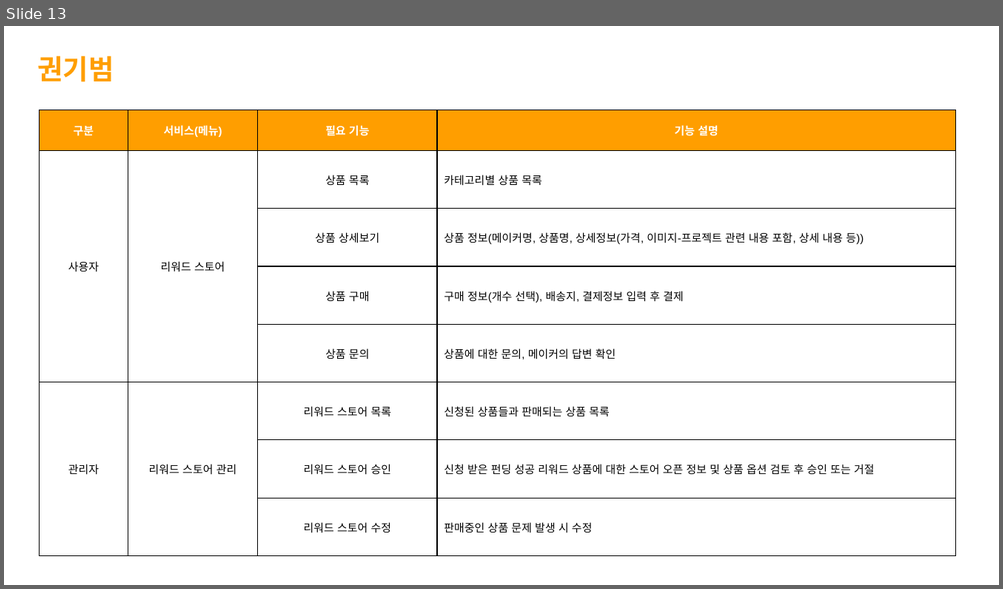
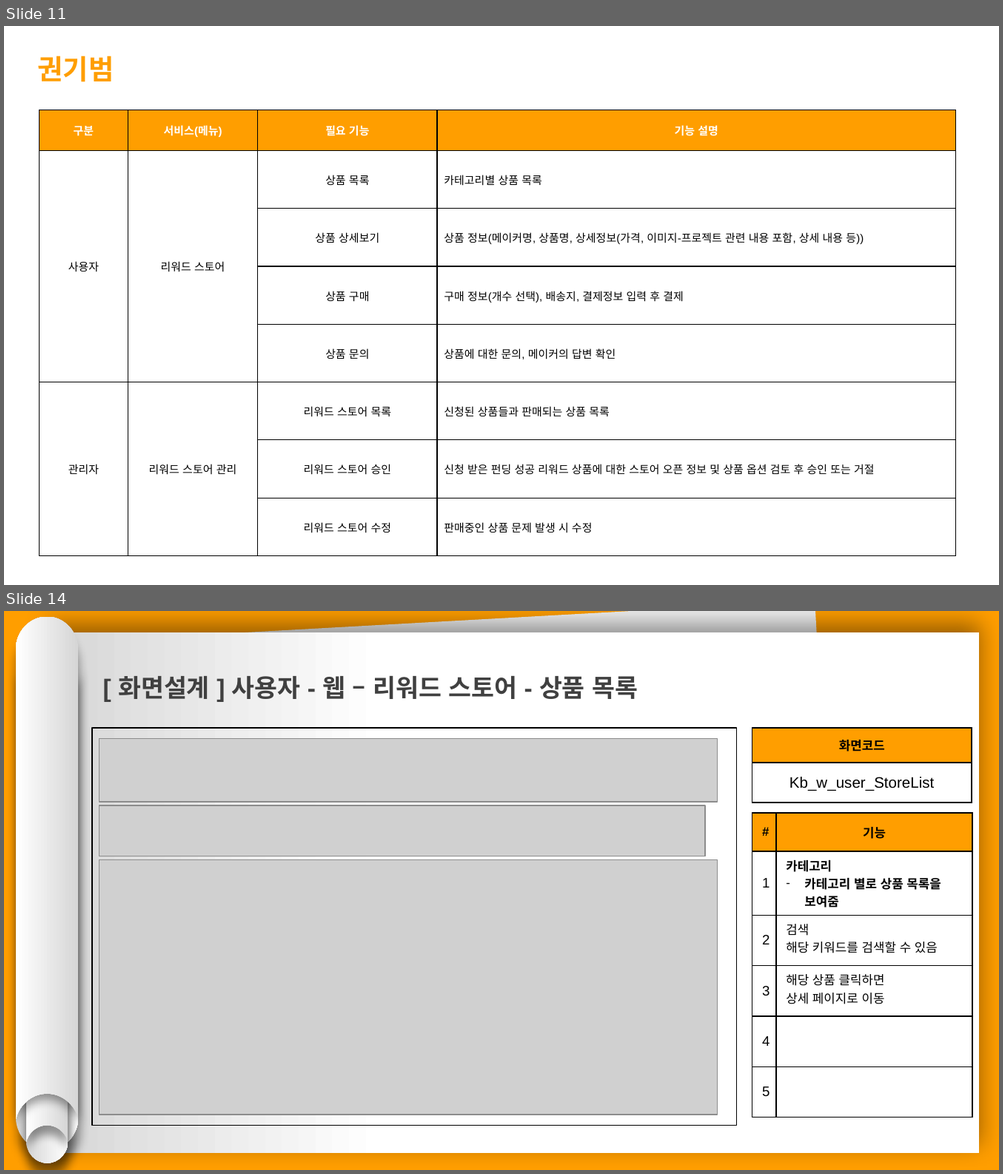
Before and after one commit to hhsw07/ezen-academy-projects, a slide deck: 0 발표용 파워포인트/0508 1차발표/0508 project06 - 파워포인트 종합.pptx. Shown one above the other, each under a label of ours: slide 13 before the commit, slides 11 and 14 after it; the slides between them are not shown. The pictures are 1003x589 and 1003x1174 pixels, drawn with LibreOffice and Linux fonts; fonts in the diff are those of the drawing; grey boxes stand for pictures. Boxes give left, top, right and bottom in pixels: in the first picture for what was removed or moved away, otherwise in the second. Text is boxed around its words. In the diff, an @@ line names an element or a change of style, - is before the commit and + after.

```diff
--- a/0 발표용 파워포인트/0508 1차발표/0508 project06 - 파워포인트 종합.pptx
+++ b/0 발표용 파워포인트/0508 1차발표/0508 project06 - 파워포인트 종합.pptx
@@ slide 14 added at (x1=4, y1=611, x2=999, y2=1170), background #FF9E00 @@
@@ group added at (x1=16, y1=617, x2=79, y2=1163): 4 freeform shapes @@
@@ rectangle added at (x1=47, y1=632, x2=979, y2=1153), fill gradient #FFFFFF to #D7D7D7 @@
@@ rectangle added at (x1=58, y1=611, x2=842, y2=1150), fill #F2F2F2 @@
@@ text added at (x1=118, y1=676, x2=637, y2=699), 18 pt, text #404040, bold @@
+[ 화면설계 ] 사용자 - 웹 – 리워드 스토어 - 상품 목록
@@ rectangle added at (x1=93, y1=729, x2=737, y2=1126), outline #000000 0.75 pt @@
@@ picture added at (x1=99, y1=738, x2=717, y2=802) @@
@@ table added at (x1=752, y1=729, x2=970, y2=803), 2 rows, 1 columns @@
+화면코드
+Kb_w_user_StoreList
@@ picture added at (x1=99, y1=806, x2=706, y2=857) @@
@@ table added at (x1=752, y1=813, x2=970, y2=1117), 6 rows, 2 columns @@
+# | 기능
+1 | 카테고리 / 카테고리 별로 상품 목록을 보여줌
+2 | 검색 / 해당 키워드를 검색할 수 있음
+3 | 해당 상품 클릭하면 / 상세 페이지로 이동
+4 | 
+5 | 
@@ picture added at (x1=99, y1=860, x2=717, y2=1115) @@
@@ what was slide 13 is now slide 11 @@
```
Also in this commit, not shown: 8 slides changed, 9 other slides added, 12 slides removed.
